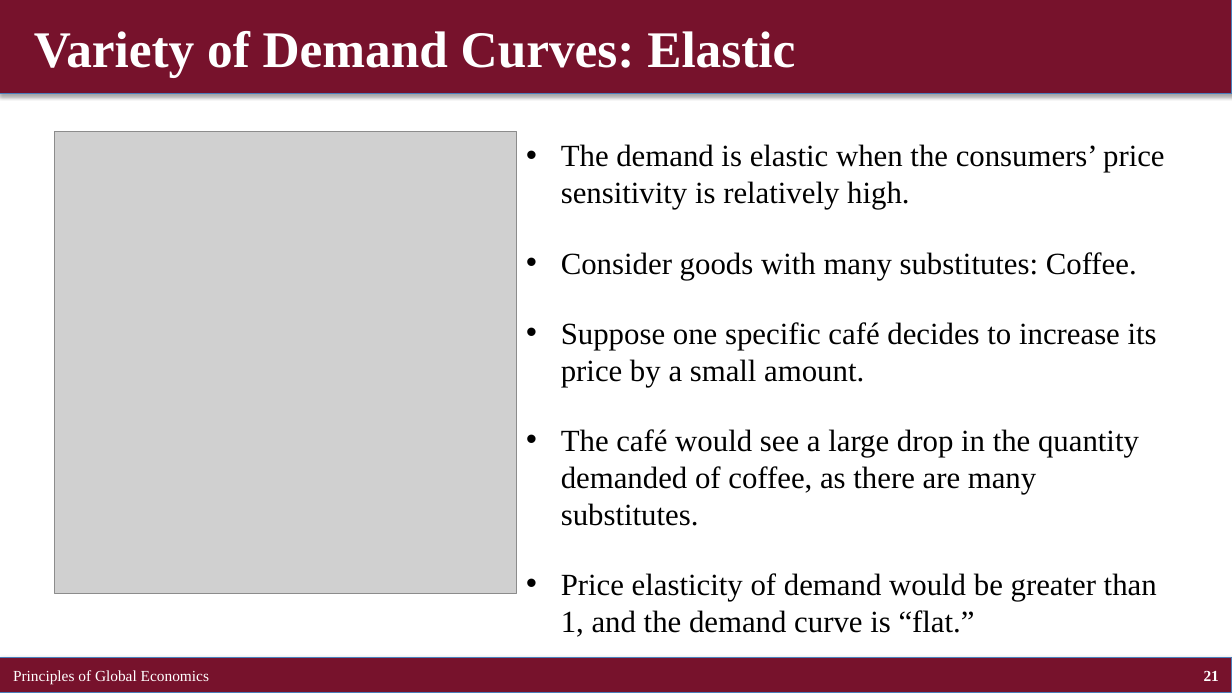
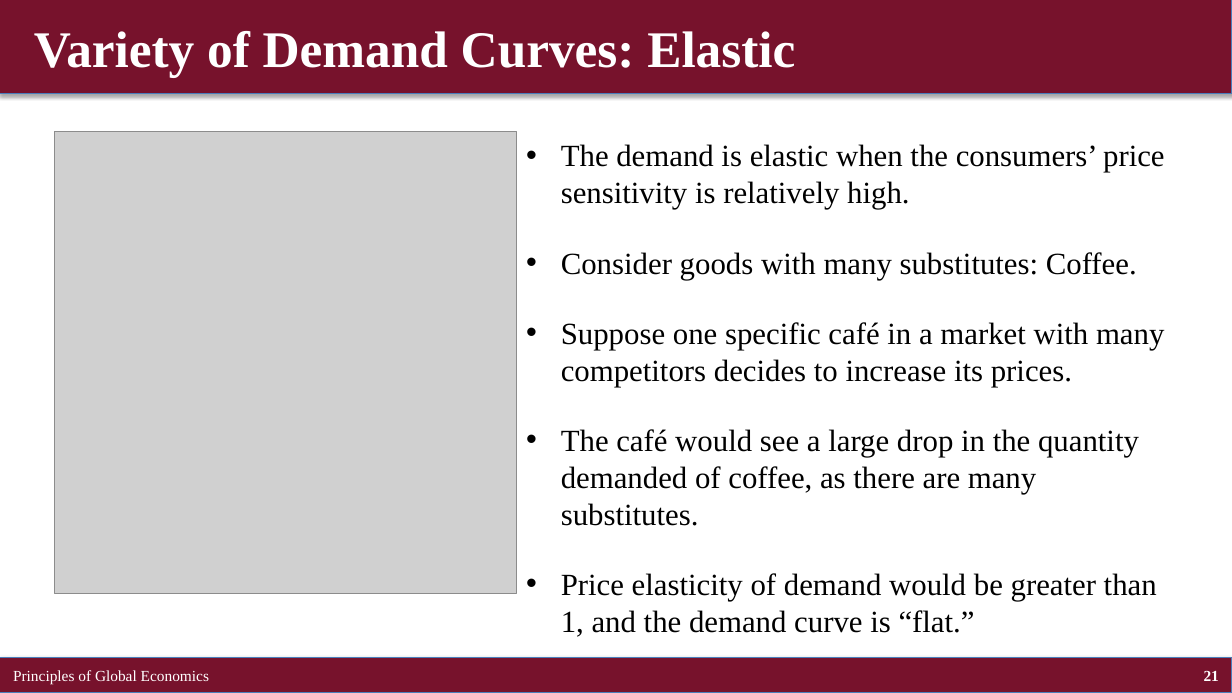
Before and after one commit to brianhwpark/brianhwpark.github.io, a slide deck: slide 21 of files/teaching-resources/concordiacollege-bus-201/bus-201-lecture-note/bus201-ch05.pptx. Drawn at 1232x693 pixels with LibreOffice and Linux fonts; fonts in the diff are those of the drawing; grey boxes stand for pictures. Boxes give left, top, right and bottom in pixels: in the first picture for what was removed or moved away, otherwise in the second. Text is boxed around its words. In the diff, an @@ line names an element or a change of style, - is before the commit and + after.

```diff
--- a/files/teaching-resources/concordiacollege-bus-201/bus-201-lecture-note/bus201-ch05.pptx
+++ b/files/teaching-resources/concordiacollege-bus-201/bus-201-lecture-note/bus201-ch05.pptx
@@ text at <box>561,322,1164,387</box>: text changed @@
-• Suppose one specific café decides to increase its price by a small amount.
+• Suppose one specific café in a market with many competitors decides to increase its prices.
```
Also in this commit, not shown: 3 other slides changed, 9 other files.
